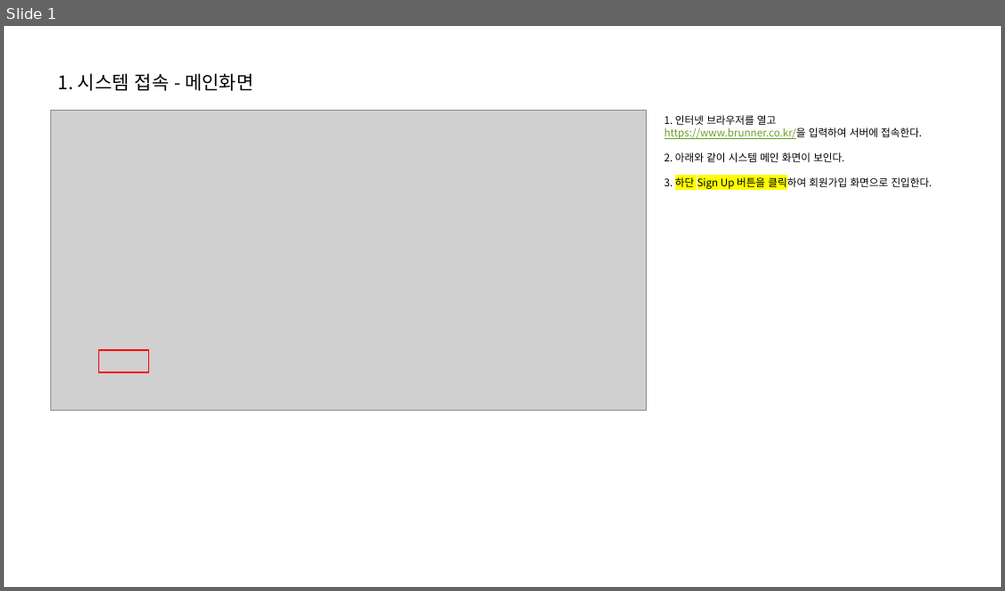
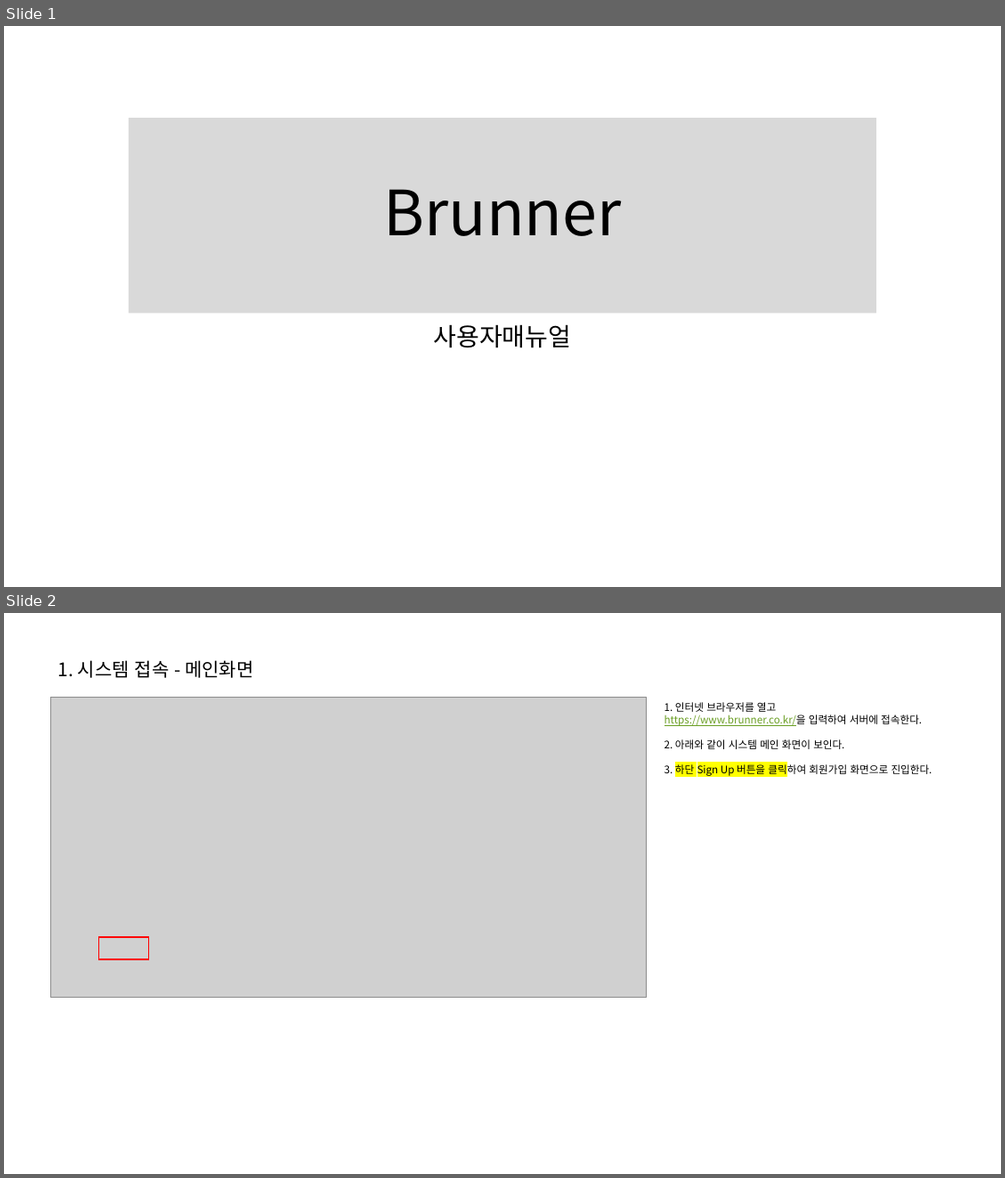
Before and after one commit to SIM-HYUNBO/brunner-next, a slide deck: doc/Brunner 사용자매뉴얼.pptx. Shown one above the other, each under a label of ours: slide 1 before the commit, slides 1 and 2 after it. The pictures are 1005x591 and 1005x1178 pixels, drawn with LibreOffice and Linux fonts; fonts in the diff are those of the drawing; grey boxes stand for pictures. Boxes give left, top, right and bottom in pixels: in the first picture for what was removed or moved away, otherwise in the second. Text is boxed around its words. In the diff, an @@ line names an element or a change of style, - is before the commit and + after.

Commit message:
사용자매뉴얼 제목페이지 추가

```diff
--- a/doc/Brunner 사용자매뉴얼.pptx
+++ b/doc/Brunner 사용자매뉴얼.pptx
@@ slide 1 added at (x1=4, y1=26, x2=1001, y2=587), background #FFFFFF @@
@@ title added at (x1=129, y1=118, x2=877, y2=313), fill #D9D9D9, 60 pt, text #000000 @@
+Brunner
@@ subtitle added at (x1=434, y1=324, x2=572, y2=348), 24 pt, text #000000 @@
+사용자매뉴얼
@@ what was slide 1 is now slide 2 @@
```
